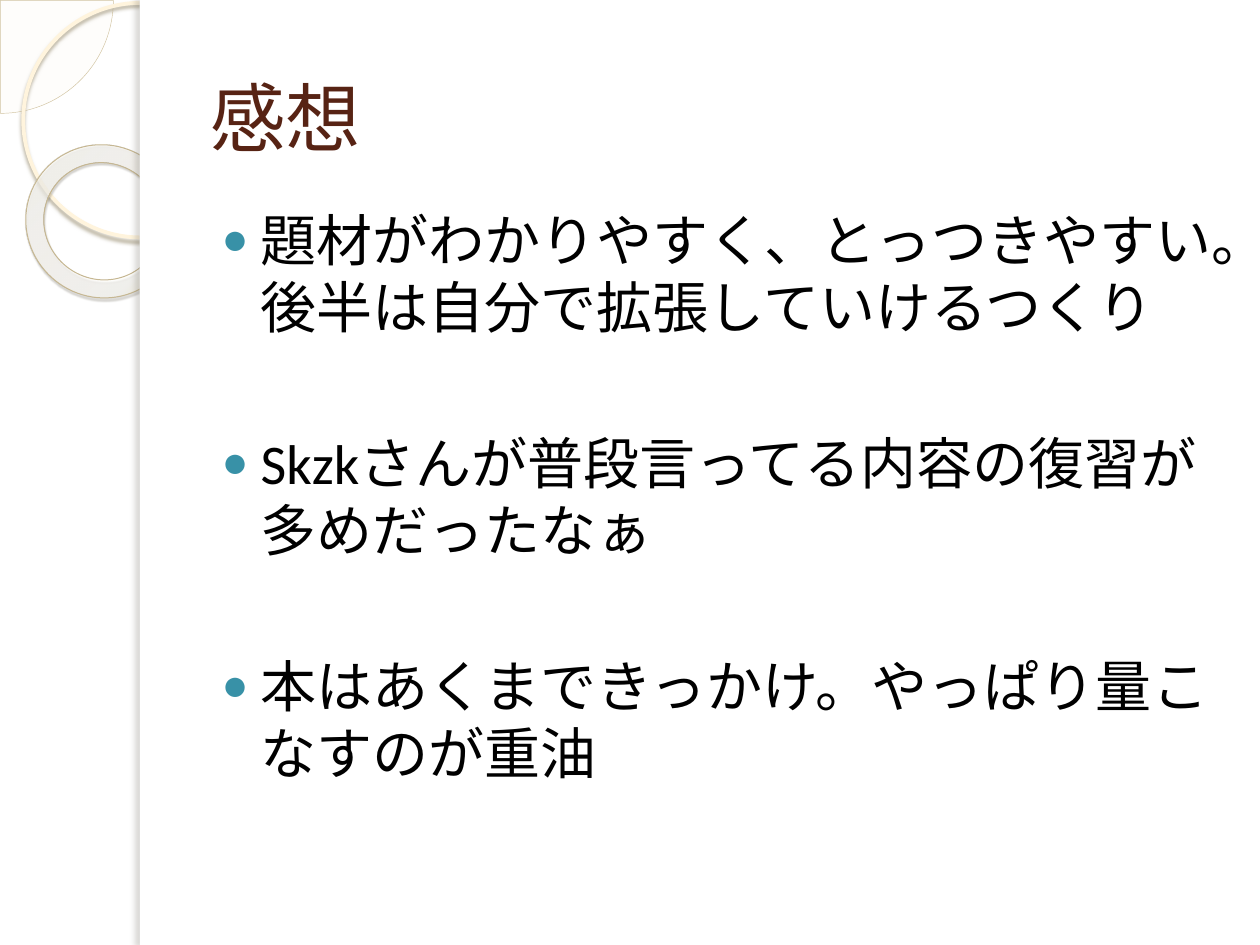
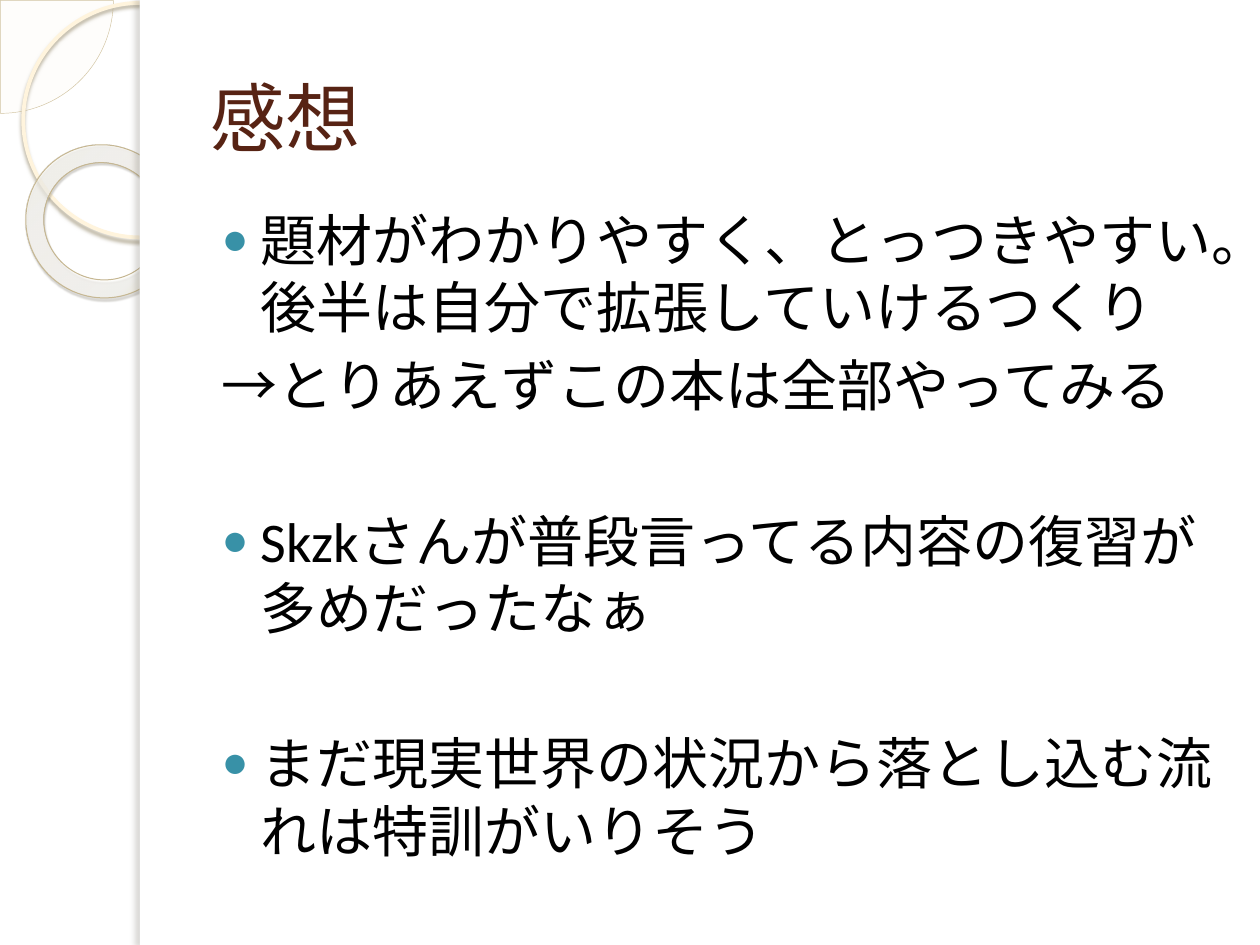
Before and after one commit to yuridonus/FEstudy, a slide deck: slide 29 of objectStudy.pptx (slide 19 before the commit). Drawn at 1260x945 pixels with LibreOffice and Linux fonts; fonts in the diff are those of the drawing; background and template pictures are left out. Boxes give left, top, right and bottom in pixels: in the first picture for what was removed or moved away, otherwise in the second. Text is boxed around its words. In the diff, an @@ line names an element or a change of style, - is before the commit and + after.

```diff
--- a/objectStudy.pptx
+++ b/objectStudy.pptx
@@ text at (x1=222, y1=359, x2=1172, y2=411): paragraph added @@
+→とりあえずこの本は全部やってみる
@@ text at (x1=261, y1=737, x2=1213, y2=857): text changed @@
-● 本はあくまできっかけ。やっぱり量こなすのが重油
+● まだ現実世界の状況から落とし込む流れは特訓がいりそう
```
Also in this commit, not shown: 12 other slides changed, 15 slides added, 5 slides removed.
